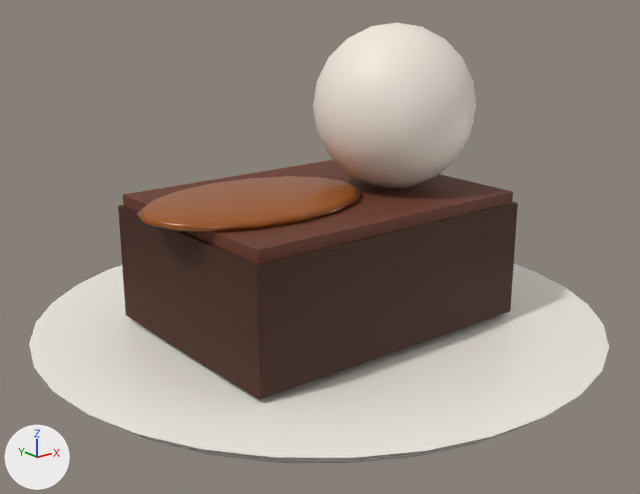
Two versions of the glTF model models/brownie.glb, one commit apart.
Rendered twice from a 50 mm camera at (-0.1381, -0.173, 0.0947) aimed at (-0.0026, -0.0036, 0.0269). The lights are fixed; the arrows at lower left show +X, +Y and +Z. The picture after the commit comes second. Vertices at exactly the same position are counted once.

The first picture shows 'brownie'.
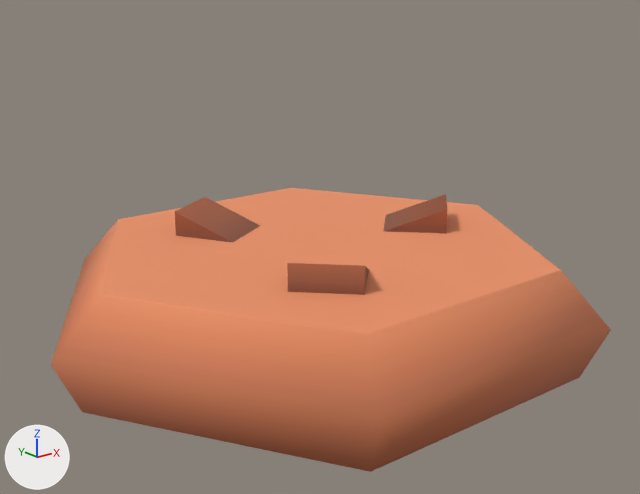
What differs and where, as boxes [x1, y1, x2, y2] in the pictures (640 x 494 px):
'brownie', reshaped, recoloured (36% shorter): before [29, 22, 609, 463]; after [51, 188, 611, 472]
part 1 of me_mesh_0, deleted: before [313, 22, 476, 188]
part 2 of me_mesh_0, deleted (brown): before [137, 176, 362, 232]
part 3 of me_mesh_0, deleted: before [29, 264, 609, 463]
part 4 of me_mesh_0, reshaped: before [118, 160, 518, 399]; after [51, 188, 611, 472]

Edits to the bpy script that builds the scene:
```text
Add img_colormap:
    img_colormap = load_image('colormap', '_unpacked/colormap', 512, 512, 'sRGB')
Add mat_colormap:
    mat_colormap = bpy.data.materials.new('colormap')
    # uses the picture img_colormap
Change me_mesh_0:
    used by ob_brownie; location = (0.0, 0.0, 0.0)
    remove me_mesh_0.from_pydata(...)  # 392 vertices, 764 faces; spans x -0.074..0.074, y -0.074..0.074, z 0.0035..0.082
    remove me_mesh_0.materials.append(mat_material_0)  # white #f7f2e7
    remove me_mesh_0.materials.append(mat_material_1)  # brown #42200f
    remove me_mesh_0.materials.append(mat_material_2)  # brown #6b3826
    remove me_mesh_0.materials.append(mat_material_3)  # white #f5ece0
    remove me_mesh_0.materials.append(mat_material_4)  # brown #9c5418
    add me_mesh_0.from_pydata(...)  # 42 vertices, 68 faces; spans x -0.074..0.074, y -0.0641..0.0641, z 0.0..0.0335
    me_mesh_0 part 1: the loose piece of 164 vertices spanning x -0.001..0.041, y -0.0267..0.0147, z 0.04..0.082 is deleted
    me_mesh_0 part 2: the loose piece of 114 vertices spanning x -0.05..0.01, y -0.02..0.02, z 0.038..0.044 is deleted
    me_mesh_0 part 3: the loose piece of 98 vertices spanning x -0.074..0.074, y -0.074..0.074, z 0.0035..0.007 is deleted
    me_mesh_0 part 4
    16 vertices are removed from x -0.041..0.041, y -0.031..0.031, z 0.007..0.04
    24 faces are deleted
    31 vertices are added at x -0.074..0.074, y -0.0641..0.0641, z 0.0..0.0335
    6 new vertices lie (0.012, 0.012, 0.0) away from vertices in x -0.0286..0.0319, y -0.0368..-0.003, z 0.0268..0.0335
    5 new vertices lie (0.0147, 0.0085, 0.0) away from vertices in x -0.0261..-0.0176, y 0.0139..0.0286, z 0.0268..0.0335
    68 new faces join them
    add me_mesh_0.materials.append(mat_colormap)
```
